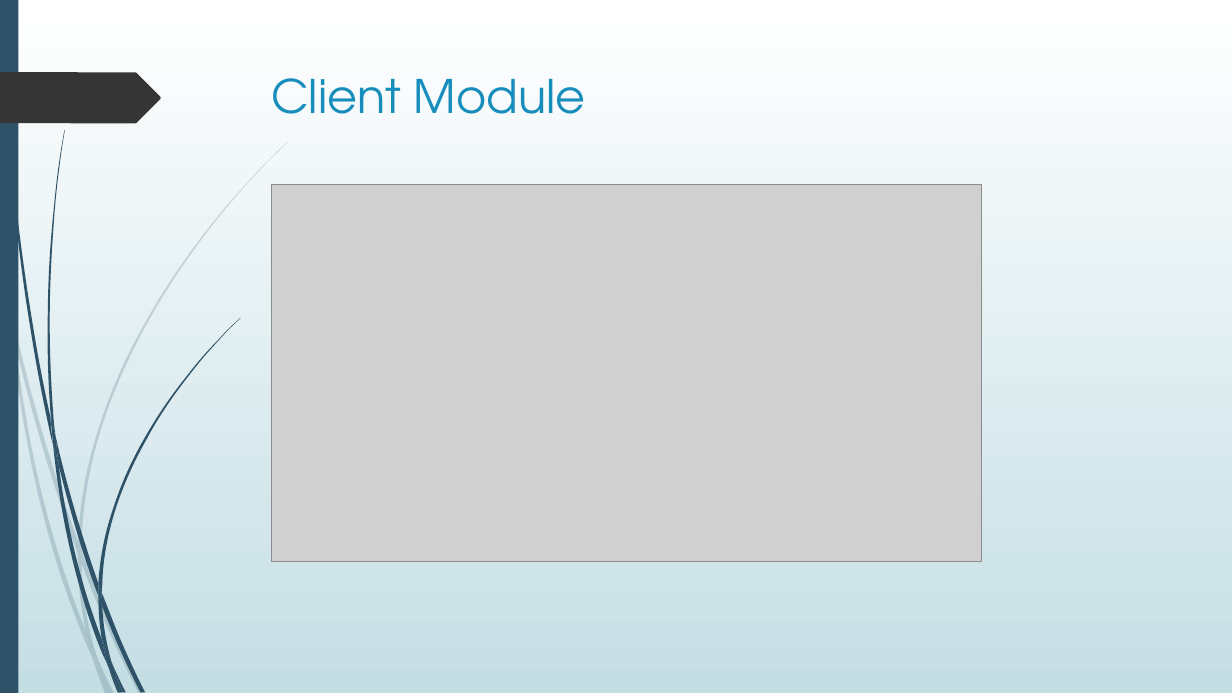
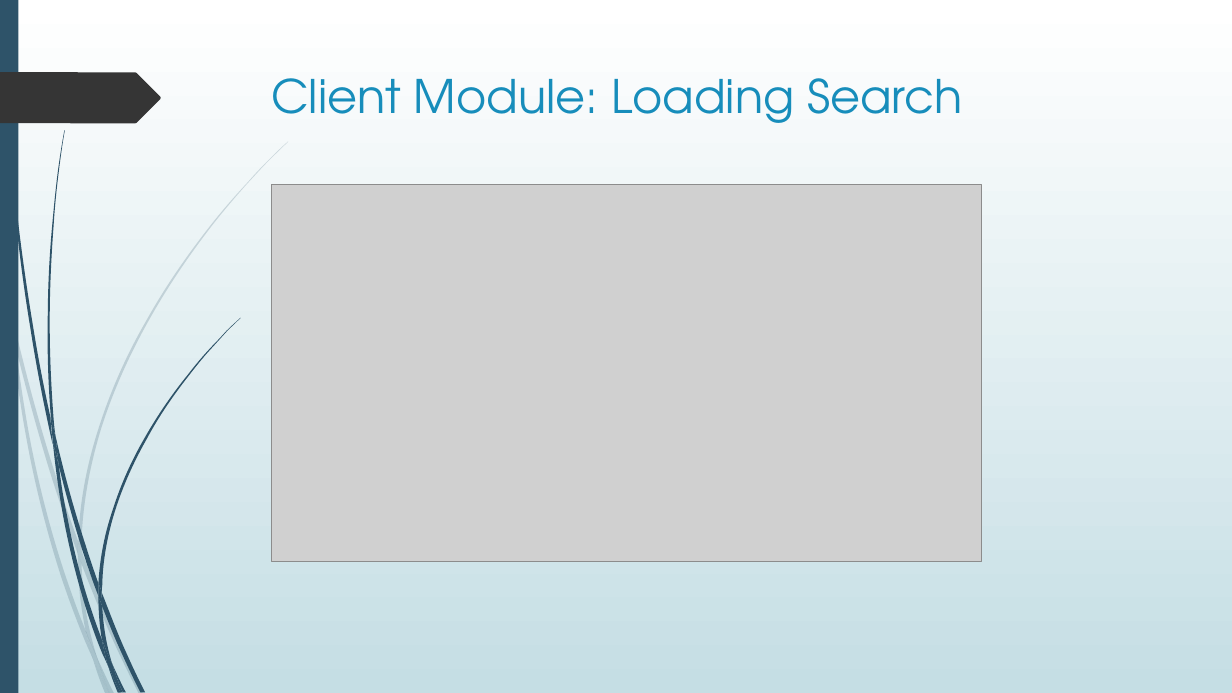
Before and after one commit to thienanmum/restaurantfinder, a slide deck: slide 8 of docs/RestaurantFinder.pptx (slide 10 before the commit). Drawn at 1232x693 pixels with LibreOffice and Linux fonts; fonts in the diff are those of the drawing; grey boxes stand for pictures. Boxes give left, top, right and bottom in pixels: in the first picture for what was removed or moved away, otherwise in the second. Text is boxed around its words. In the diff, an @@ line names an element or a change of style, - is before the commit and + after.

```diff
--- a/docs/RestaurantFinder.pptx
+++ b/docs/RestaurantFinder.pptx
@@ title at (271,78,962,123): text changed @@
-Client Module
+Client Module: Loading Search
```
Also in this commit, not shown: 1 slide added.
